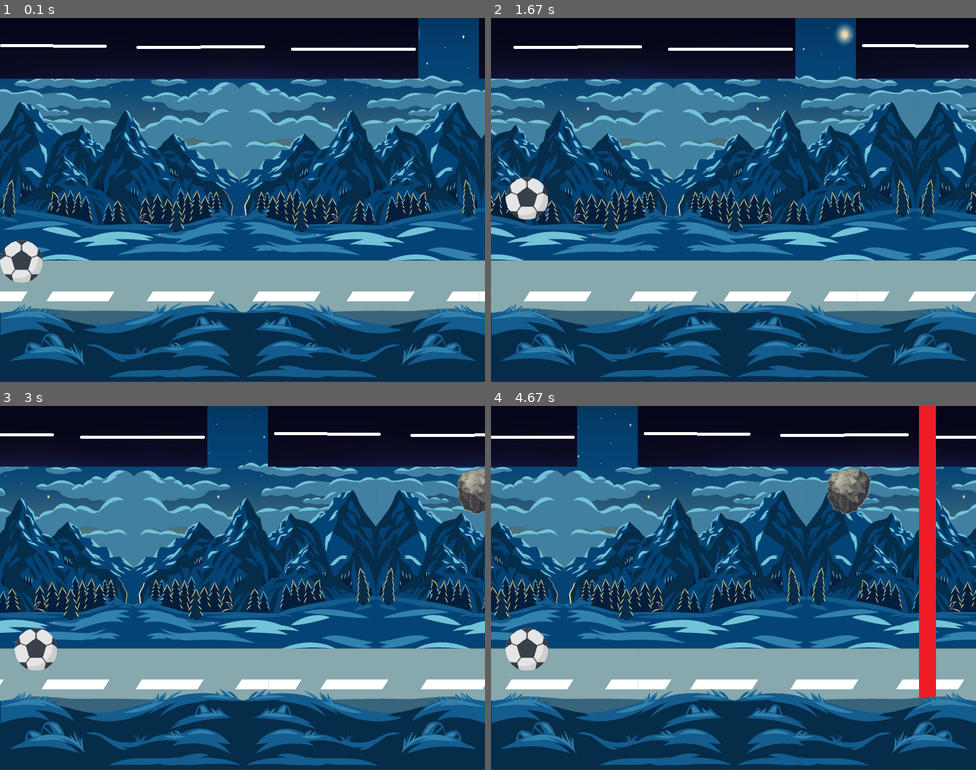
Above: before the commit, frames 1-4 (two rows, left to right).
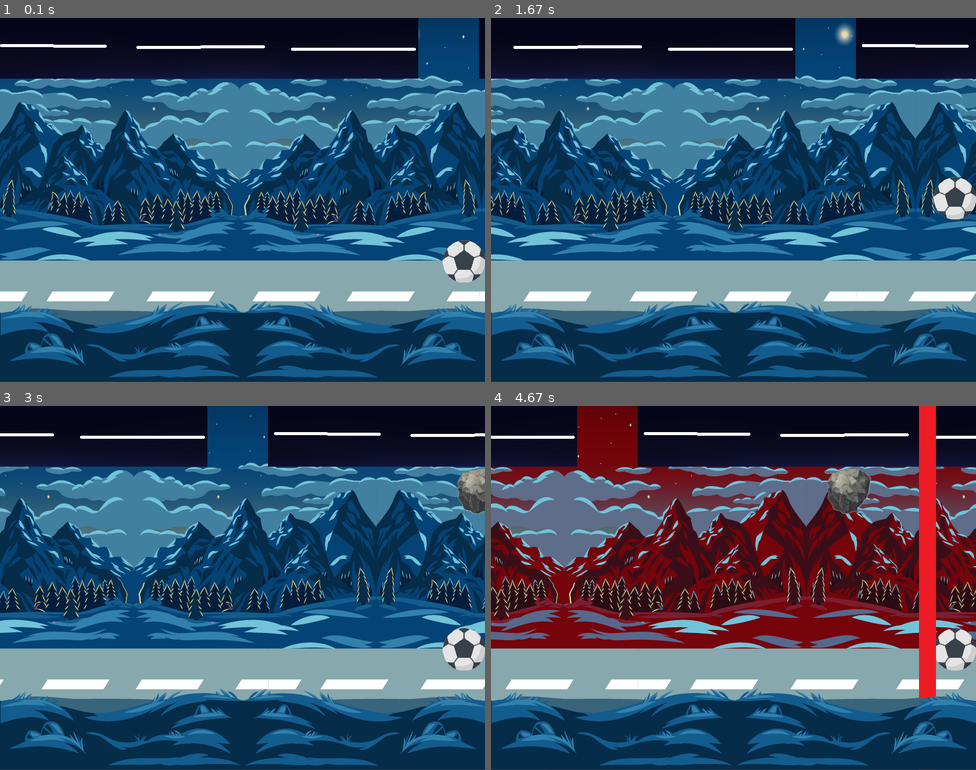
Above: after the commit, the same moments.

Repository: JulianH99/pygame2017
Game: pygame game, started from Mundo/pruebas.py
Same seed, same stepped clock (60 frames per second), same inputs: the game is played once before the commit and once after it.
Inputs:
- Up to frame 1 (0.1 s): no input
- Up to frame 2 (1.67 s): hold Right 0.33-0.8 s; hold Up 0.83-1.3 s; hold Right from 1.33 s (still down)
- Up to frame 3 (3 s): release Right at 1.8 s
- Up to frame 4 (4.67 s): no input

The runs differ from the first frame. In frame 1, 1.6% of the frame differs, in the area x 0-100%, y 61-73%; in frame 2, 1.6%; in frame 3, 1.6%; in frame 4, 46%, in the area x 0-100%, y 0-73%.

Commit message:
Cambio dirección bolita
- Se implemetó un metodo en donde recibe un valor booleano y determina si la bolita está al lado izquierdo o derecho.

Diff:
--- a/Mundo/Bolita/ClaseBolita.py
+++ b/Mundo/Bolita/ClaseBolita.py
@@ -17,20 +17,21 @@
         self.rectangulo.left = posX
         self.rectangulo.centery = posY
         self.gravedad = True
-        self.direccionMovimiento = True
         self.ancho = ancho
         self.alto = alto
         self.techo = techo
         self.tamanoPlat = tamanoPlat
         self.velocidadVertical = [0, 0]
         self.saltoDoble = False
+        self.invertirDireccion = False
         self.saltos =0
 
     #Metodo para el salto de la bolita, incluyendo el doble y el desplazamiento
     def salto(self,velocidad,tecla):
+
+
         # Algoritmo salto doble
         if self.saltoDoble:
-
 
             if self.saltos<1:
                 if tecla == K_UP:
@@ -66,46 +67,67 @@
 
 
 
-
-
-
         self.velocidadVertical[0] = self.aceleGrave + self.velocidadVertical[1]
         self.rectangulo.centery += self.velocidadVertical[0]
         self.velocidadVertical[1] = self.velocidadVertical[0]
 
 
+        #Ubica la bolita deacuerdo a si se invierte la direccion o no
+        if self.invertirDireccion == True:
+
+            self.rectangulo.left = self.ancho
+
+
+        elif self.invertirDireccion == False:
+
+            self.rectangulo.left = self.rectangulo.left
+
+
         self.restriccionMovimiento()
+
 
 
     #Metodo para dibujar la bolita
     def dibujarBolita(self,ventana):
         ventana.blit(self.imagen, (self.rectangulo.left, self.rectangulo.centery))
 
+
     #Se van guardando los puntos de la bolita
     def acumularPuntos(self, puntos):
         self.puntaje += puntos
+
+
     #Se obtiene el puntaje de la bolita
     def obtenerPuntos(self):
+        return self.puntaje
 
-        return self.puntaje
 
     #Se obtiene la vida de la bolita
     def obtenerVida(self):
+        return self.vida
 
-        return self.vida
+
     #Se modifica la vida de la bolita según los obstáculos y powerUps
     #Se determina si la bolita tiene vida o no
     def modificarVida(self, cambioVida):
         self.vida += cambioVida
+
 
     #Metodo para el doble salto
     def activarSaltoDoble(self, estado):
         self.saltoDoble=estado
 
 
+    #Metodo para invertir dirección
+    def invertirDireccion(self,estado):
+        self.invertirDireccion = estado
+
+
+
     #Metodo para obtener el rectangulo
     def obtenerRectangulo(self):
         return self.rectangulo
+
 
     #Se restringe el movimiento que debe hacer la bolita
     def restriccionMovimiento(self):
--- a/Mundo/pruebas.py
+++ b/Mundo/pruebas.py
@@ -76,6 +76,7 @@
         # bolita
         bolita.salto(escenario.velocidad + 10, None)
         bolita.dibujarBolita(ventana)
+        bolita.invertirDireccion = True
         bolita.saltoDoble = True
         # powerup
         sprite_group.update()
